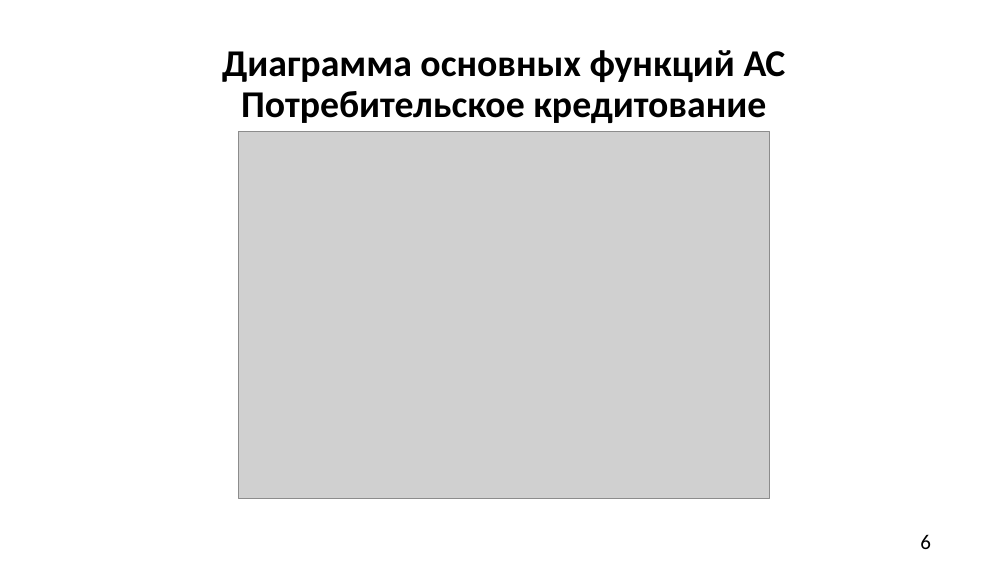
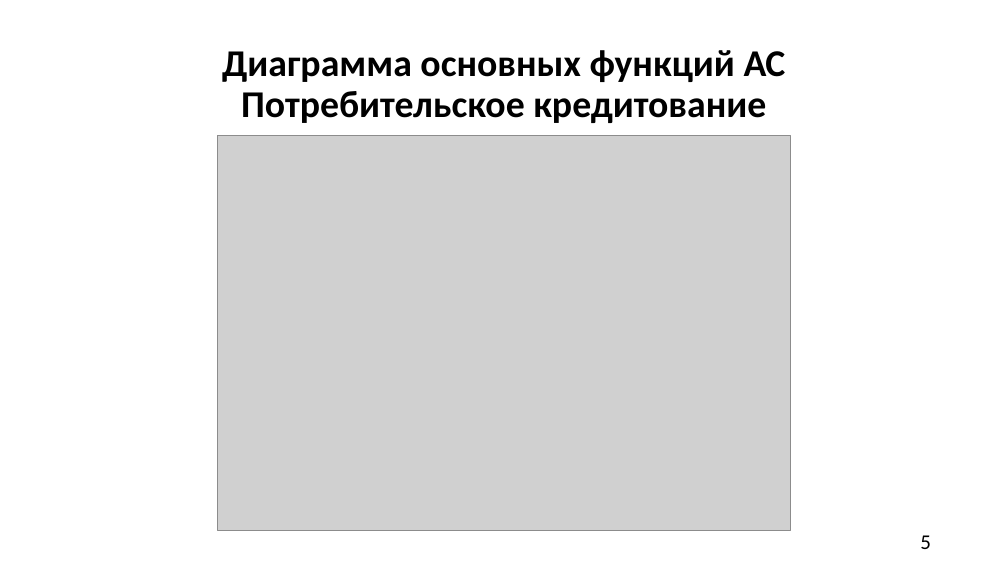
Before and after one commit to A1ex1in/3k2sKursachi, a slide deck: slide 5 of анацкая/КП/КР ЧигаревА.Ю. БИб-21Э1 ТПЗАС.pptx (slide 6 before the commit). Drawn at 1008x567 pixels with LibreOffice and Linux fonts; fonts in the diff are those of the drawing; grey boxes stand for pictures. Boxes give left, top, right and bottom in pixels: in the first picture for what was removed or moved away, otherwise in the second. Text is boxed around its words. In the diff, an @@ line names an element or a change of style, - is before the commit and + after.

```diff
--- a/анацкая/КП/КР ЧигаревА.Ю. БИб-21Э1 ТПЗАС.pptx
+++ b/анацкая/КП/КР ЧигаревА.Ю. БИб-21Э1 ТПЗАС.pptx
@@ picture resized from (x1=238, y1=132, x2=770, y2=498) to (x1=218, y1=135, x2=791, y2=530) @@
@@ page number at (x1=920, y1=535, x2=931, y2=549): text changed @@
-6
+5
```
Also in this commit, not shown: 5 other slides changed, 3 slides added, 1 other file.
